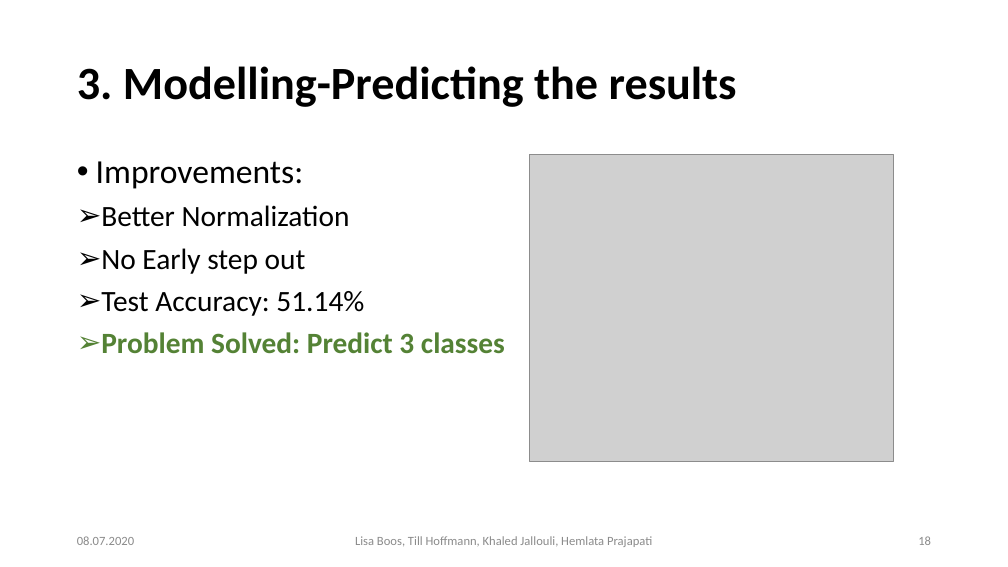
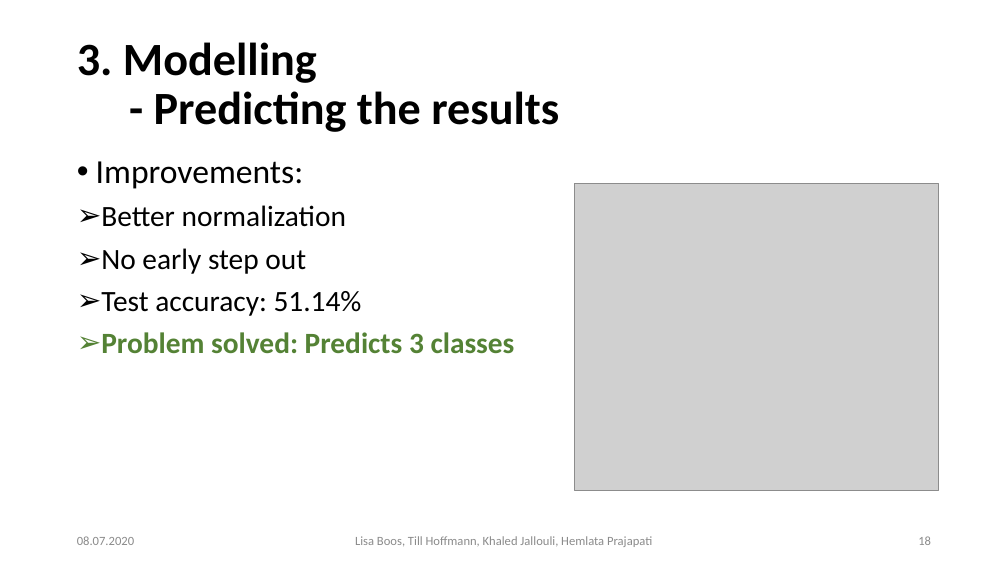
Before and after one commit to Khaledjallouli/project, a slide deck: slide 18 of Daily/sprint9/Final_Presentation_Phase_I.pptx. Drawn at 1008x567 pixels with LibreOffice and Linux fonts; fonts in the diff are those of the drawing; grey boxes stand for pictures; background and template pictures are left out. Boxes give left, top, right and bottom in pixels: in the first picture for what was removed or moved away, otherwise in the second. Text is boxed around its words. In the diff, an @@ line names an element or a change of style, - is before the commit and + after.

```diff
--- a/Daily/sprint9/Final_Presentation_Phase_I.pptx
+++ b/Daily/sprint9/Final_Presentation_Phase_I.pptx
@@ title at (77,42,559,132): spaces changed @@
-3. Modelling-Predicting the results
+3. Modelling
+- Predicting the results
@@ text at (101,205,515,354): text changed @@
-➢ Better Normalization
-➢ No Early step out
-➢ Test Accuracy: 51.14%
-➢ Problem Solved: Predict 3 classes
+➢ Better normalization
+➢ No early step out
+➢ Test accuracy: 51.14%
+➢ Problem solved: Predicts 3 classes
@@ picture: place and size @@
-picture at (530,155,894,462)
+picture at (575,184,938,491)
```
Also in this commit, not shown: 18 other slides changed, 2 slides added.
